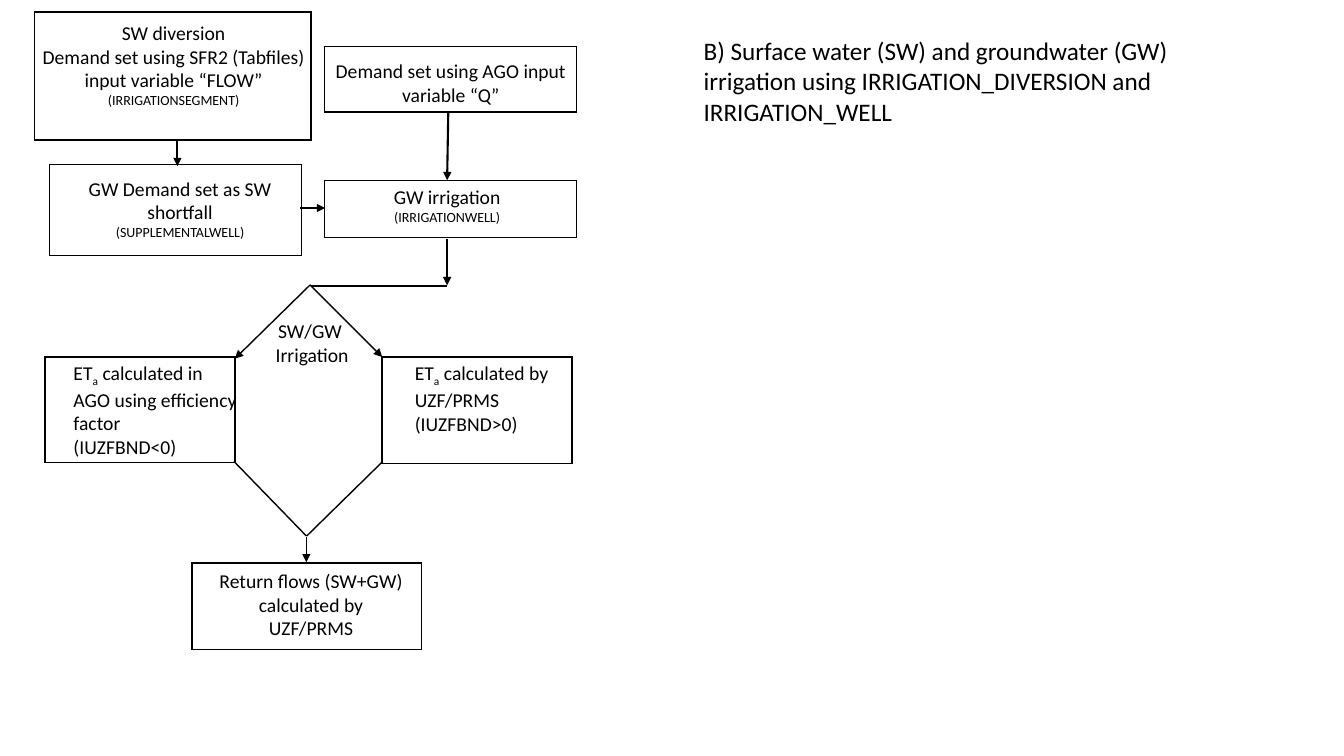
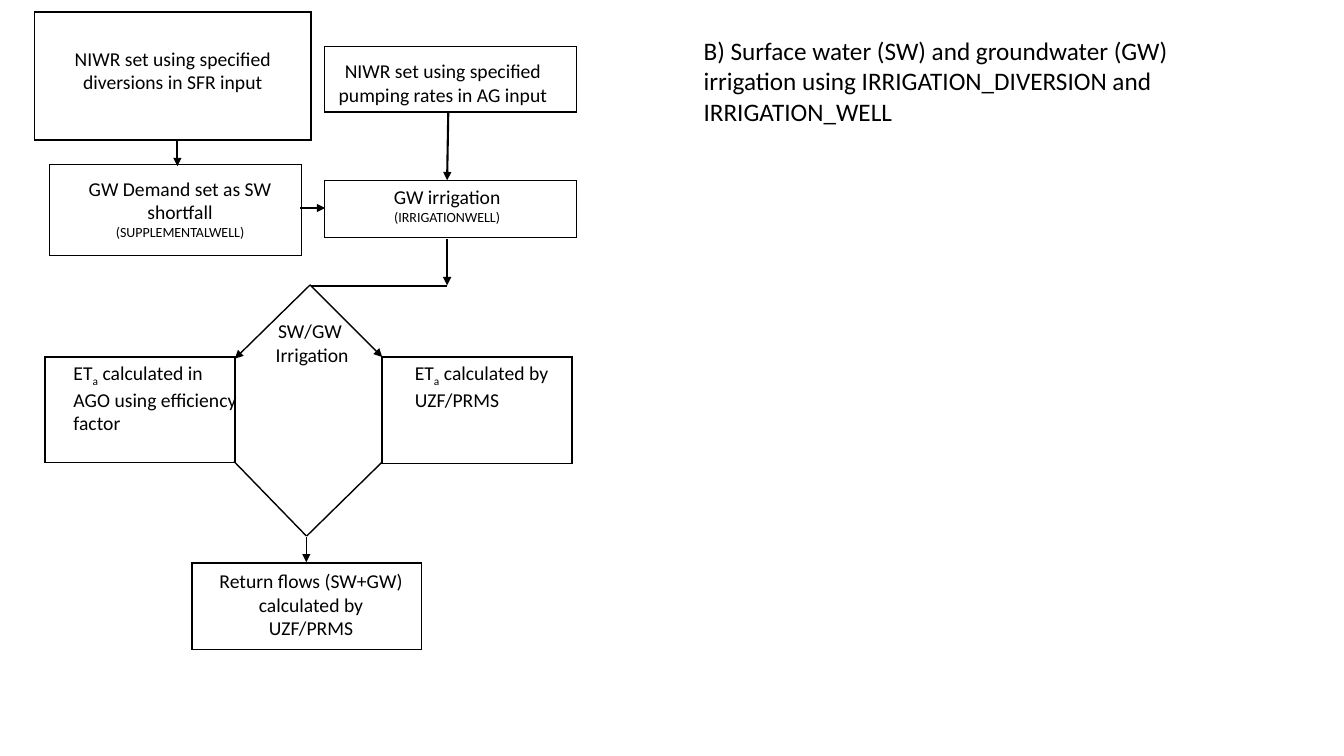
Before and after one commit to rniswon/mfnwt, a slide deck: slide 3 of Examples/AgWaterUse/doc/Options.pptx. Drawn at 1344x756 pixels with LibreOffice and Linux fonts; fonts in the diff are those of the drawing. Boxes give left, top, right and bottom in pixels: in the first picture for what was removed or moved away, otherwise in the second. Text is boxed around its words. In the diff, an @@ line names an element or a change of style, - is before the commit and + after.

Commit message:
udpated document with PCTmax for sup pumping

```diff
--- a/Examples/AgWaterUse/doc/Options.pptx
+++ b/Examples/AgWaterUse/doc/Options.pptx
@@ text at [75,52,271,92]: text changed @@
-SW diversion
-Demand set using SFR2 (Tabfiles) input variable “FLOW”
-(IRRIGATIONSEGMENT)
+NIWR set using specified diversions in SFR input
@@ text at [339,64,547,106]: text changed @@
-Demand set using AGO input variable “Q”
+NIWR set using specified pumping rates in AG input
@@ text at [415,417,518,434]: paragraph removed @@
-(IUZFBND>0)
@@ text at [73,440,176,457]: paragraph removed @@
-(IUZFBND<0)
```
Also in this commit, not shown: 2 other files.
